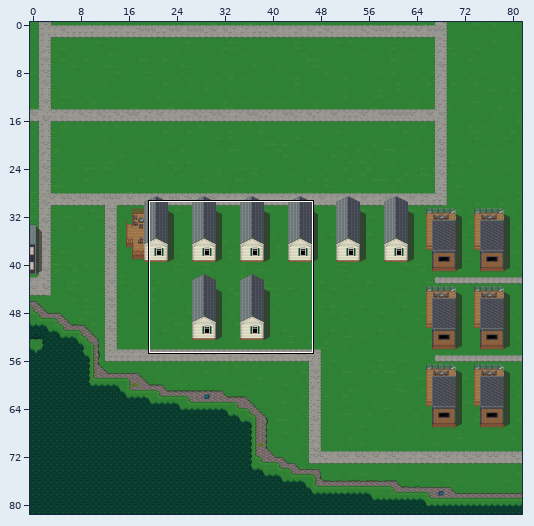
One commit to this Tiled map (JSON): assets/assets/images/tiled/map-west2.json. The first picture is a wide view before the edit; the outline marks the close-up.
Close-up. Before the edit:
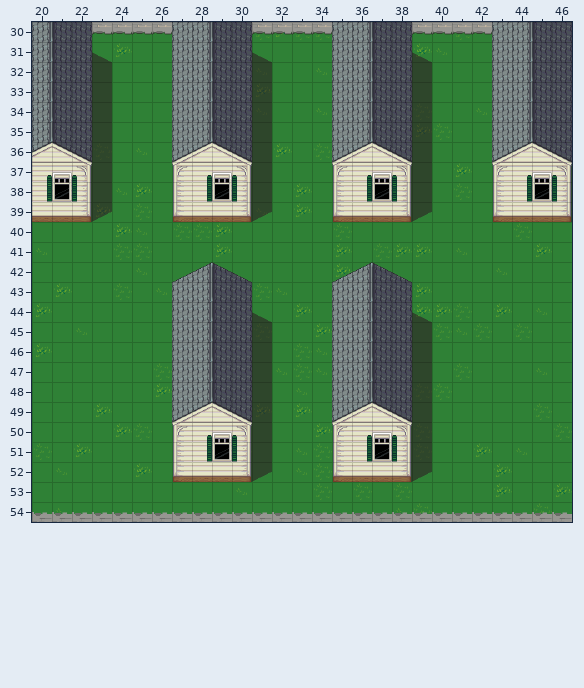
Cells are 32x32 px. Shown: x 20..46, y 30..54. The commit also changed other parts of the map, which this record leaves out. The old version is drawn lined up with the new one.
The same view after the edit:
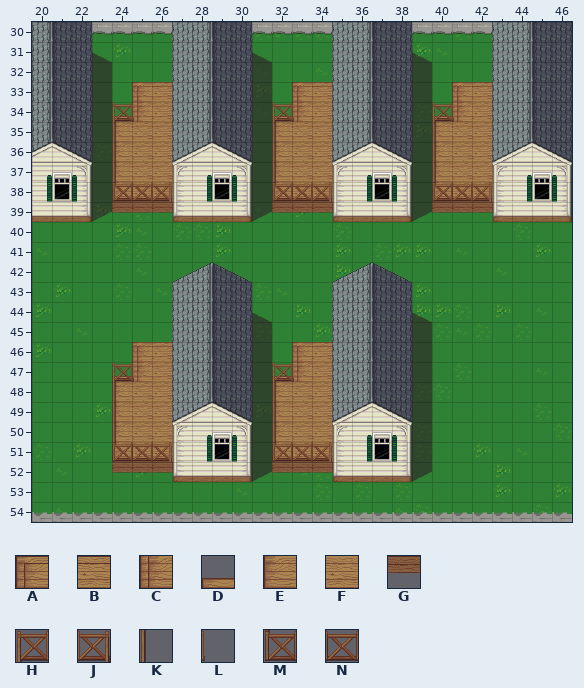
Key: from "Kneippbyn": A 1024, B 1025, C 1056, D 1120, E 1152, F 1153, G 1185, H 1280, J 1282, K 1312, L 1313, M 1344, N 1345.
_ is an empty cell.
The edit:
map size 82x82 -> 65x82 cells
Layer "Base 2":
y 37..38: x 27 _ -> F; x 35 _ -> F; x 43 _ -> F
y 39: x 27 _ -> G; x 35 _ -> G; x 43 _ -> G
y 50..51: x 27 _ -> F; x 35 _ -> F
y 52: x 27 _ -> G; x 35 _ -> G
Layer "Bldg 1":
y 33: x 25..26 __ -> AB; x 33..34 __ -> AB; x 41..42 __ -> AB
y 34: x 24..26 ___ -> DCF; x 32..34 ___ -> DCF; x 40..42 ___ -> DCF
y 35..38: x 24..26 ___ -> EFF; x 32..34 ___ -> EFF; x 40..42 ___ -> EFF
y 39: x 24..26 ___ -> GGG; x 32..34 ___ -> GGG; x 40..42 ___ -> GGG
y 46: x 25..26 __ -> AB; x 33..34 __ -> AB
y 47: x 24..26 ___ -> DCF; x 32..34 ___ -> DCF
y 48..51: x 24..26 ___ -> EFF; x 32..34 ___ -> EFF
y 52: x 24..26 ___ -> GGG; x 32..34 ___ -> GGG
Layer "Bldg 2":
y 34: x 24..25 __ -> HL; x 32..33 __ -> HL; x 40..41 __ -> HL
y 35..37: x 24 _ -> K; x 32 _ -> K; x 40 _ -> K
y 38: x 24..26 ___ -> MNJ; x 32..34 ___ -> MNJ; x 40..42 ___ -> MNJ
y 47: x 24..25 __ -> HL; x 32..33 __ -> HL
y 48..50: x 24 _ -> K; x 32 _ -> K
y 51: x 24..26 ___ -> MNJ; x 32..34 ___ -> MNJ
Where, in picture pixels (left, top, right, bottom), the same in both close-ups:
added: (112, 82, 173, 213)
added: (272, 82, 333, 213)
added: (432, 82, 493, 213)
added: (112, 342, 173, 473)
added: (272, 342, 333, 473)
